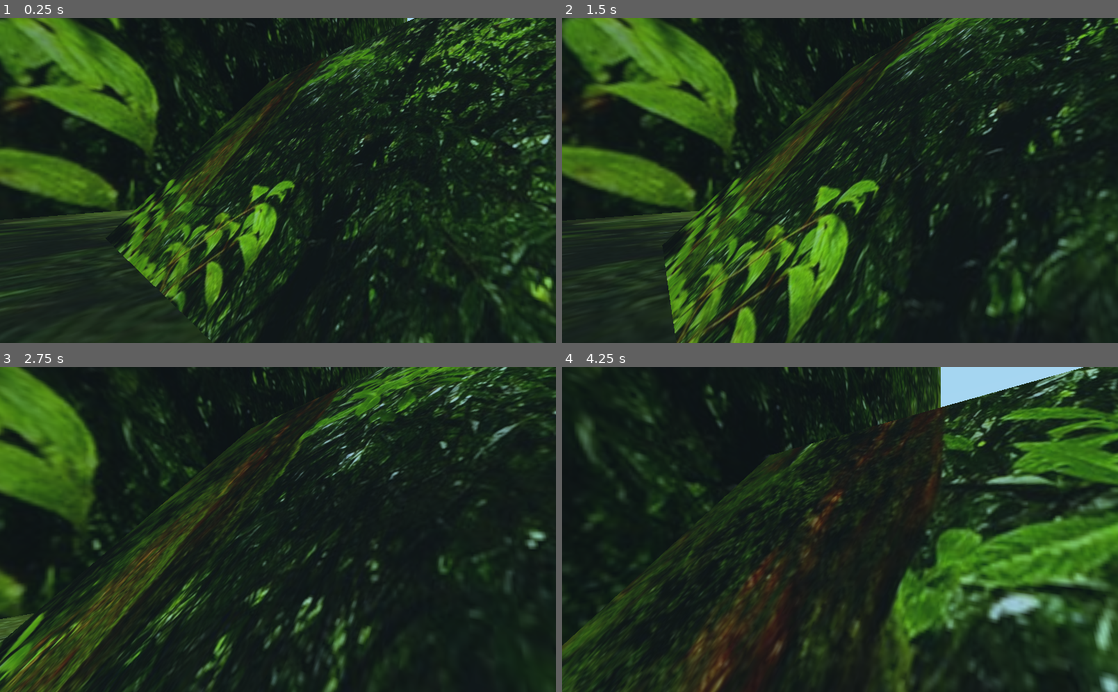
Above: before the commit, frames 1-4 (two rows, left to right).
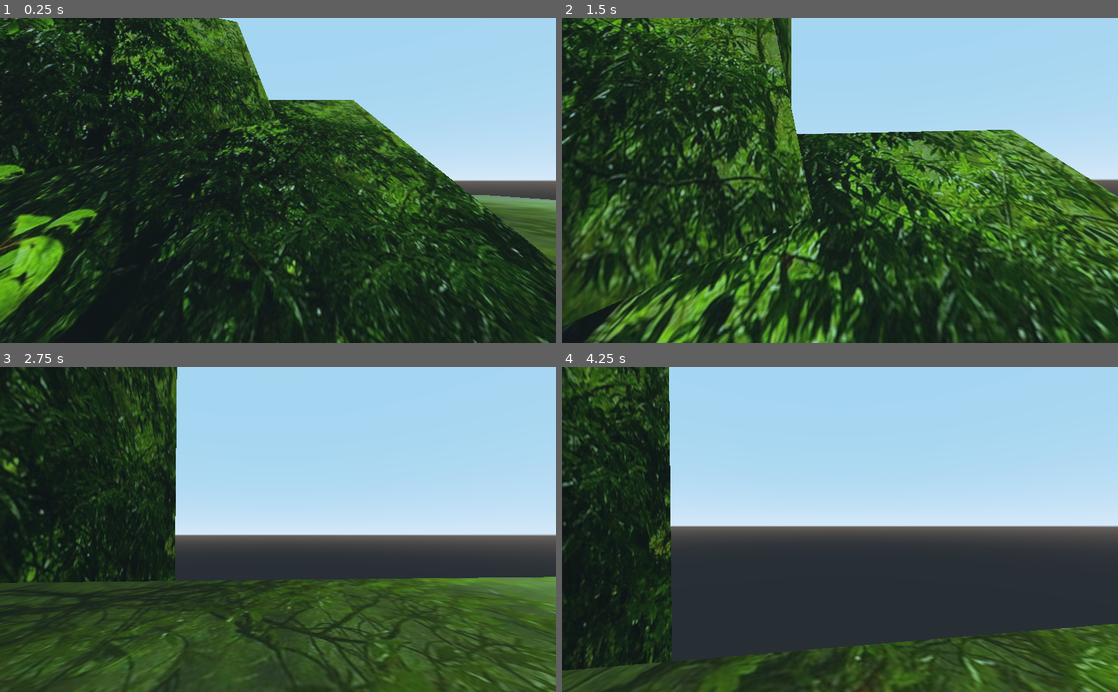
Above: after the commit, the same moments.

Repository: Gamepro5/Custom_Godot_3D_KinematicBody_Controller
Game: Godot game, scene res://Spatial.tscn
Same seed, same stepped clock (60 frames per second), same inputs: the game is played once before the commit and once after it.
Inputs (mouse positions are in pixels of both pictures, inside the frame that each line leads up to):
- Up to frame 1 (0.25 s): no input
- Up to frame 2 (1.5 s): tap Enter at 0.5 s; move the mouse to (867, 180) at 0.52 s; press the mouse at (867, 180) at 0.53 s; hold W (move_forward) from 0.53 s (still down); move the mouse to (812, 180) at 1.27 s; release the mouse at (812, 180) at 1.28 s; click (812, 180) at 1.35 s
- Up to frame 3 (2.75 s): keep holding W (move_forward); move the mouse to (289, 523) at 2.02 s; press the mouse at (289, 523) at 2.03 s
- Up to frame 4 (4.25 s): keep holding W (move_forward); move the mouse to (834, 536) at 2.77 s; release the mouse at (834, 536) at 2.78 s; click (834, 536) at 2.85 s; move the mouse to (878, 532) at 3.52 s; press the mouse at (878, 532) at 3.53 s; tap Escape (ui_cancel) at 4.15 s

The runs differ from the first frame. In frame 1, 58% of the frame differs, in the area x 0-100%, y 0-100%; in frame 2, 73%; in frame 3, 81%; in frame 4, 79%.

Commit message:
I accidentally fixed several bugs in one shot.

Diff:
--- a/KinematicBody.gd
+++ b/KinematicBody.gd
@@ -6,11 +6,14 @@
 var direction = Vector3(0,0,0)
 var mouse_axis := Vector2()
 var mouse_sensitivity = 12.0
-var acceleration = 4;
+var acceleration = 5;
+var gravity = 0.2;
+var max_slope_angle = 89;
+var collision_normal = Vector3(0,1,0);
 onready var head: Spatial = $Head
 onready var cam: Camera = $Head/Camera
 
-var speed = 0.03
+var speed = 0.1
 
 
 # Called when the node enters the scene tree for the first time.
@@ -22,6 +25,12 @@
 	pass
 
 func _input(event: InputEvent) -> void:
+	if event.is_action_pressed("ui_cancel"):
+		#get_tree().quit() # Quits the game
+		Input.set_mouse_mode(Input.MOUSE_MODE_VISIBLE)
+
+	if event.is_action_pressed("mouse_input"):
+		Input.set_mouse_mode(Input.MOUSE_MODE_CAPTURED)
 
 	if event is InputEventMouseMotion:
 		mouse_axis = event.relative
@@ -62,13 +71,26 @@
 
 	var tempVel = velocity.y
 	velocity = velocity.linear_interpolate(direction, acceleration * delta)
+	#if (Vector3(velocity.x,0,velocity.z).length() > direction.length())
+	#	velocity.x
 	velocity.y = tempVel
 
 	#print(Vector3(0,1,0).angle_to(Vector3(0.5,0.5,0)))
 	var col = move_and_collide(velocity, false, false)
-	print(Vector3(velocity.x,0,velocity.z).length())
+	print(Vector3(velocity.x,0,velocity.z).length(), "  ", velocity)
+
 	if col:
-		#print(rad2deg(Vector3(0,1,0).angle_to(col.normal)))
-		#print(col.normal)
-		velocity.y = (-1/col.normal.y) * ((velocity.x * col.normal.x)+(velocity.z * col.normal.z)) #thanks timothy!
-		#velocity.y = sin(Vector3(0,1,0).angle_to(col.normal)) * ((1/(cos(Vector3(0,1,0).angle_to(col.normal))) * Vector3(velocity.x,0,velocity.z).length()))
+		if (rad2deg(Vector3(0,1,0).angle_to(col.normal)) <= max_slope_angle):
+			collision_normal = col.normal
+
+
+	var col2 = move_and_collide(Vector3.DOWN*3, false, false, true)
+	if col2:
+
+		if (rad2deg(Vector3(0,1,0).angle_to(col2.normal)) <= max_slope_angle):
+			collision_normal = col2.normal
+			velocity.y = (-1/collision_normal.y) * ((velocity.x * collision_normal.x)+(velocity.z * collision_normal.z))
+
+	else:
+
+		velocity.y -= gravity * delta;
--- a/Spatial.tscn
+++ b/Spatial.tscn
@@ -16,13 +16,33 @@
 [node name="Spatial" type="Spatial"]
 
 [node name="StaticBody" type="StaticBody" parent="."]
-transform = Transform( 0.109601, 12.0293, 0, -0.109601, 12.0293, 0, 0, 0, 10.684, -0.483, 0, -0.569 )
+transform = Transform( 0.080539, 14.5351, 0, -0.132432, 8.83956, 0, 0, 0, 10.684, -0.483, 0, -0.569 )
 
 [node name="MeshInstance" type="MeshInstance" parent="StaticBody"]
 mesh = SubResource( 2 )
 material/0 = null
 
 [node name="CollisionShape" type="CollisionShape" parent="StaticBody"]
+shape = SubResource( 3 )
+
+[node name="StaticBody5" type="StaticBody" parent="."]
+transform = Transform( 0.0639926, 0.854292, -9.71614, -0.0187151, 16.8875, 0, 0.139927, 1.868, 4.44347, -0.483, 0, 35.128 )
+
+[node name="MeshInstance" type="MeshInstance" parent="StaticBody5"]
+mesh = SubResource( 2 )
+material/0 = null
+
+[node name="CollisionShape" type="CollisionShape" parent="StaticBody5"]
+shape = SubResource( 3 )
+
+[node name="StaticBody4" type="StaticBody" parent="."]
+transform = Transform( 0.12194, 7.70771, 4.47965, -0.0825129, 14.3209, 0.952914, -0.0484453, -4.99083, 9.65259, 2.78924, 0, -3.3273 )
+
+[node name="MeshInstance" type="MeshInstance" parent="StaticBody4"]
+mesh = SubResource( 2 )
+material/0 = null
+
+[node name="CollisionShape" type="CollisionShape" parent="StaticBody4"]
 shape = SubResource( 3 )
 
 [node name="StaticBody3" type="StaticBody" parent="."]
@@ -47,7 +67,7 @@
 shape = SubResource( 3 )
 
 [node name="KinematicBody" type="KinematicBody" parent="."]
-transform = Transform( 0.707107, 0, 0.707107, 0, 1, 0, -0.707107, 0, 0.707107, -3.1914, 2.019, 4.54603 )
+transform = Transform( 1, 0, 0, 0, 1, 0, 0, 0, 1, -3.1914, 2.019, 4.54603 )
 script = ExtResource( 1 )
 
 [node name="CollisionShape" type="CollisionShape" parent="KinematicBody"]
@@ -59,6 +79,11 @@
 
 [node name="Camera" type="Camera" parent="KinematicBody/Head"]
 transform = Transform( -1.19209e-07, 0, -1, 0, 1, 0, 1, 0, -1.19209e-07, 0, 0, 0 )
+current = true
+far = 8192.0
+
+[node name="Camera" type="Camera" parent="KinematicBody"]
+transform = Transform( -4.37114e-08, 1, 2.82321e-22, 4.37114e-08, 1.91069e-15, 1, 1, 4.37114e-08, -4.37114e-08, 0, 10.1325, 0 )
 
 [node name="RayCast" type="RayCast" parent="."]
 transform = Transform( 0.932223, -0.361885, 0, 0.361885, 0.932223, 0, 0, 0, 1, 0, 0, 0 )
--- a/project.godot
+++ b/project.godot
@@ -40,6 +40,11 @@
 "events": [ Object(InputEventKey,"resource_local_to_scene":false,"resource_name":"","device":0,"alt":false,"shift":false,"control":false,"meta":false,"command":false,"pressed":false,"scancode":68,"unicode":0,"echo":false,"script":null)
  ]
 }
+mouse_input={
+"deadzone": 0.5,
+"events": [ Object(InputEventMouseButton,"resource_local_to_scene":false,"resource_name":"","device":0,"alt":false,"shift":false,"control":false,"meta":false,"command":false,"button_mask":0,"position":Vector2( 0, 0 ),"global_position":Vector2( 0, 0 ),"factor":1.0,"button_index":1,"pressed":false,"doubleclick":false,"script":null)
+ ]
+}
 
 [physics]
 
